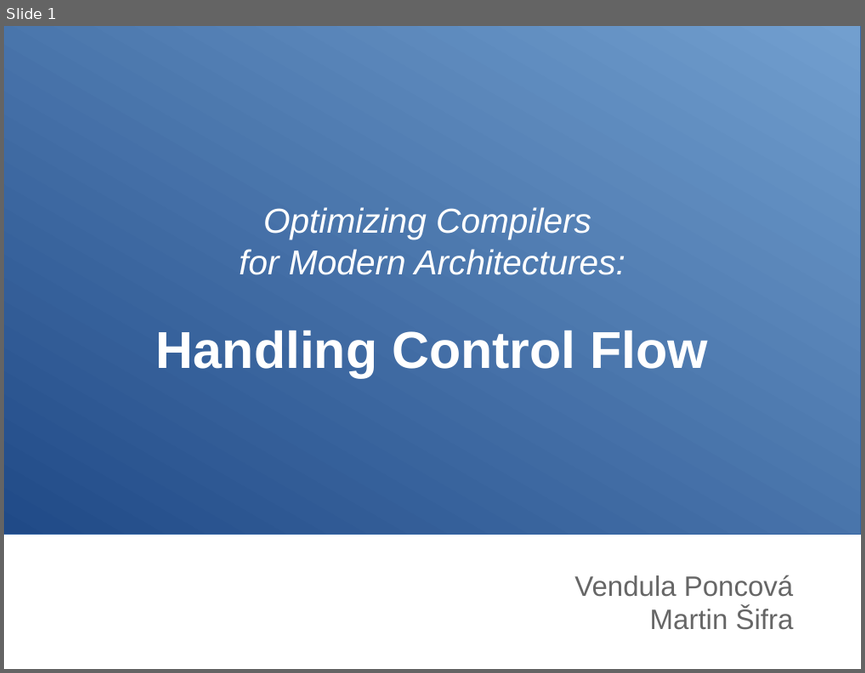
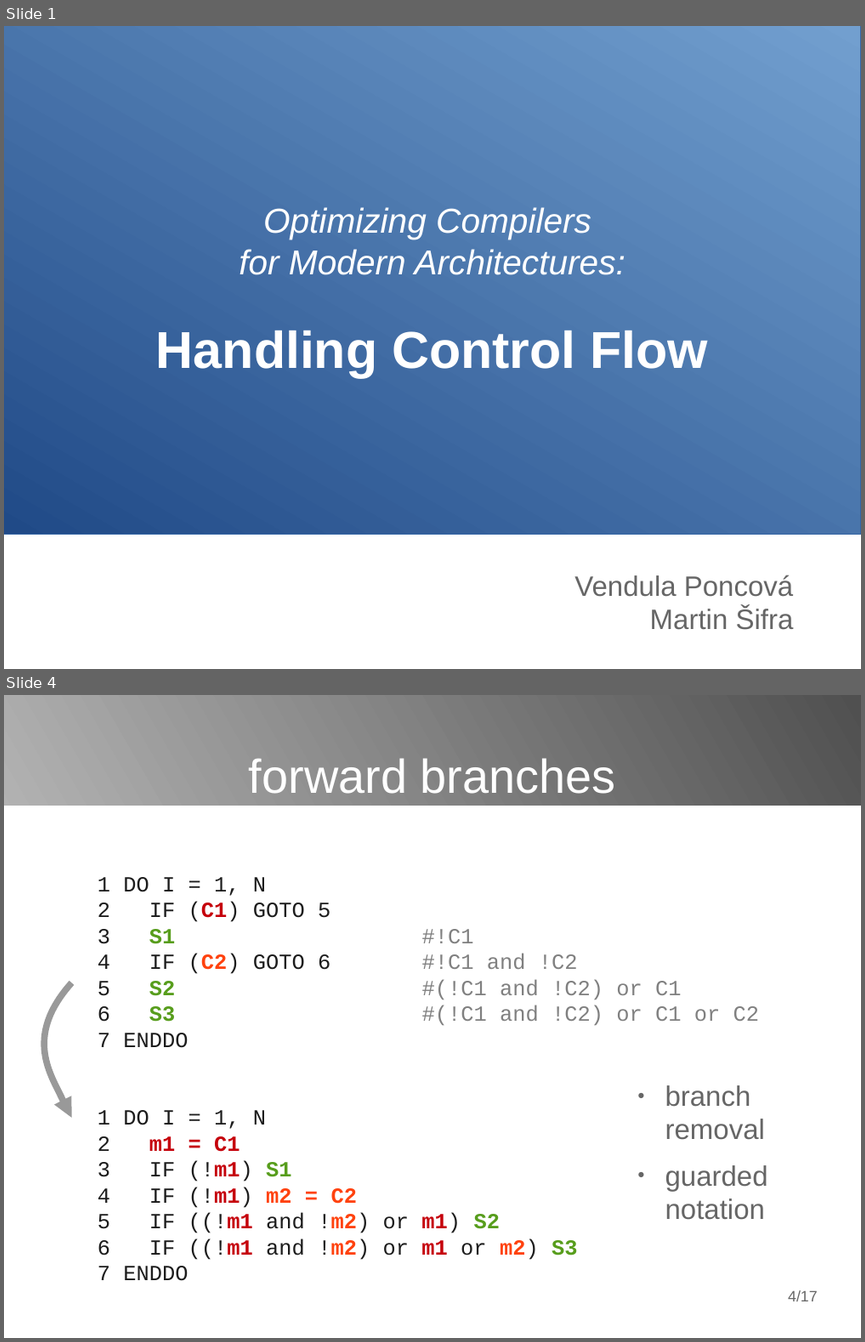
Before and after one commit to poncovka/vype-compiler, a slide deck: presentation/presentation.odp. Shown one above the other, each under a label of ours: slide 1 before the commit, slides 1 and 4 after it; the slides between them are not shown. The pictures are 865x673 and 865x1342 pixels, drawn with LibreOffice and Linux fonts; fonts in the diff are those of the drawing. Boxes give left, top, right and bottom in pixels: in the first picture for what was removed or moved away, otherwise in the second. Text is boxed around its words. In the diff, an @@ line names an element or a change of style, - is before the commit and + after.

```diff
--- a/presentation/presentation.odp
+++ b/presentation/presentation.odp
@@ slide 4 added at bbox=[4, 695, 861, 1338], background #FFFFFF @@
@@ rectangle added at bbox=[4, 695, 861, 805], fill gradient #4C4C4C to #B3B3B3 @@
@@ title added at bbox=[249, 758, 616, 794], 44 pt, text #FFFFFF @@
+forward branches
@@ text added at bbox=[98, 877, 760, 1281], 20 pt, text #1C1C1C @@
+1 DO I = 1, N
+2 IF (C1) GOTO 5
+3 S1 #!C1
+4 IF (C2) GOTO 6 #!C1 and !C2
+5 S2 #(!C1 and !C2) or C1
+6 S3 #(!C1 and !C2) or C1 or C2
+7 ENDDO
+1 DO I = 1, N
+2 m1 = C1
+3 IF (!m1) S1
+4 IF (!m1) m2 = C2
+5 IF ((!m1 and !m2) or m1) S2
+6 IF ((!m1 and !m2) or m1 or m2) S3
+7 ENDDO
@@ freeform shape added at bbox=[50, 982, 72, 1117], outline #999999 6.01 pt @@
@@ text added at bbox=[665, 1085, 768, 1219], 26 pt, text #666666 @@
+● branch removal
+● guarded notation
@@ page number added at bbox=[788, 1290, 817, 1301], 14 pt, text #666666 @@
+4/17
```
Also in this commit, not shown: 4 slides changed, 11 other slides added, 8 slides removed, 1 other file.
